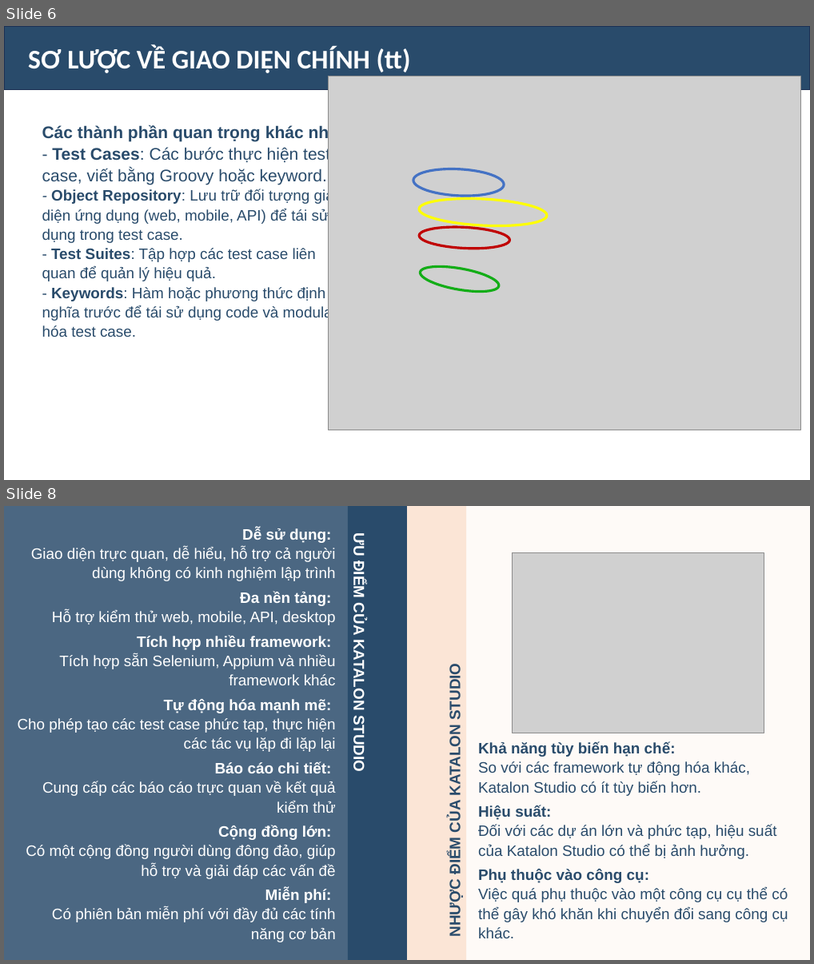
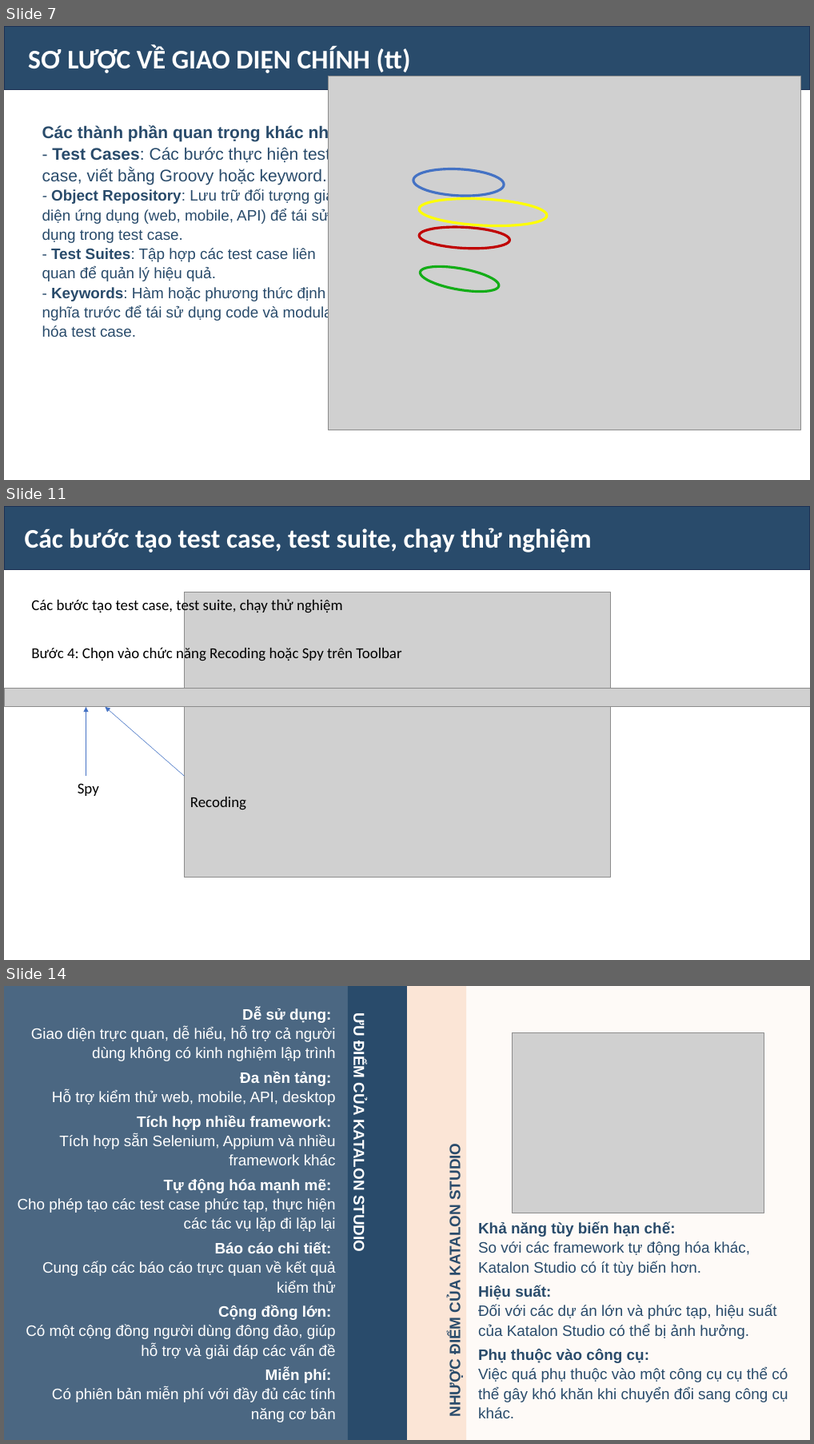
Before and after one commit to Oanh1503-git/DoAnKiemThu, a slide deck: THTH_slide.pptx. Shown one above the other, each under a label of ours: slides 6 and 8 before the commit, slides 7, 11 and 14 after it; the slides between them are not shown. The pictures are 814x964 and 814x1444 pixels, drawn with LibreOffice and Linux fonts; fonts in the diff are those of the drawing; grey boxes stand for pictures. Boxes give left, top, right and bottom in pixels: in the first picture for what was removed or moved away, otherwise in the second. Text is boxed around its words. In the diff, an @@ line names an element or a change of style, - is before the commit and + after.

```diff
--- a/THTH_slide.pptx
+++ b/THTH_slide.pptx
@@ slide 11 added at (x1=4, y1=506, x2=810, y2=960), background #FFFFFF @@
@@ rectangle added at (x1=4, y1=506, x2=810, y2=569), fill #00294F at 84% opacity, outline #1E3256 1 pt @@
@@ text added at (x1=25, y1=528, x2=591, y2=552), 32 pt, text #FFFFFF, bold @@
+Các bước tạo test case, test suite, chạy thử nghiệm
@@ text added at (x1=31, y1=597, x2=343, y2=614), 18 pt, text #000000 @@
+Các bước tạo test case, test suite, chạy thử nghiệm
@@ picture added at (x1=184, y1=592, x2=610, y2=877) @@
@@ text added at (x1=31, y1=646, x2=402, y2=663), 18 pt, text #000000 @@
+Bước 4: Chọn vào chức năng Recoding hoặc Spy trên Toolbar
@@ picture added at (x1=4, y1=688, x2=810, y2=706) @@
@@ arrow added from (86, 776) to (86, 707), #4472C4 0.5 pt @@
@@ arrow added from (184, 776) to (105, 707), #4472C4 0.5 pt @@
@@ text added at (x1=78, y1=783, x2=99, y2=796), 18 pt, text #000000 @@
+Spy
@@ text added at (x1=190, y1=796, x2=246, y2=810), 18 pt, text #000000 @@
+Recoding
@@ what was slide 6 is now slide 7 @@
@@ what was slide 8 is now slide 14 @@
```
Also in this commit, not shown: 1 slide changed, 6 other slides added, 1 slide removed.
